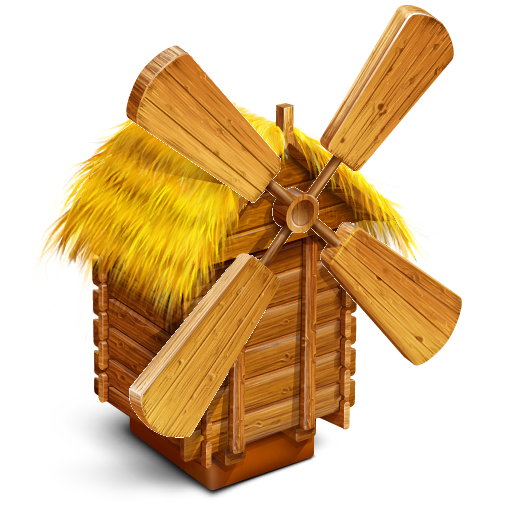
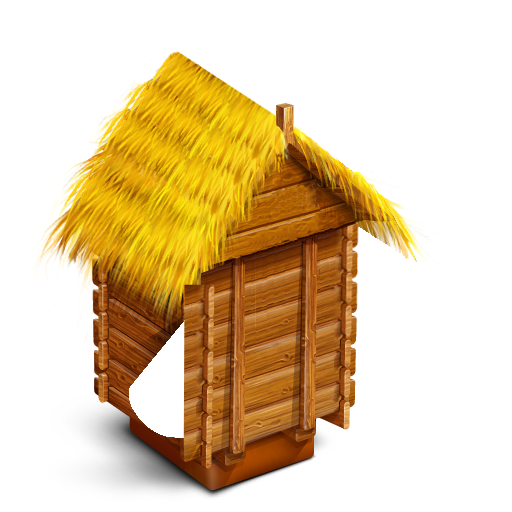
Layer changes from the first (512, 512) image to the second:
hid "asd" over [left=126, top=5, right=462, bottom=438]
added layer "asd2222" above "asd3" over [left=133, top=46, right=284, bottom=169]
added layer "asd3" above "asd2 #1" over [left=109, top=72, right=267, bottom=193]
added layer "asd2 #1" above "asd #1" over [left=89, top=100, right=244, bottom=223]
painted on "asd #1" over [left=183, top=254, right=247, bottom=452]
painted on "asd2" over [left=199, top=243, right=286, bottom=459]
painted on "IMGBIN_household-cleaning-supply-png_aUzRRwRU.png" over [left=173, top=45, right=359, bottom=452]
